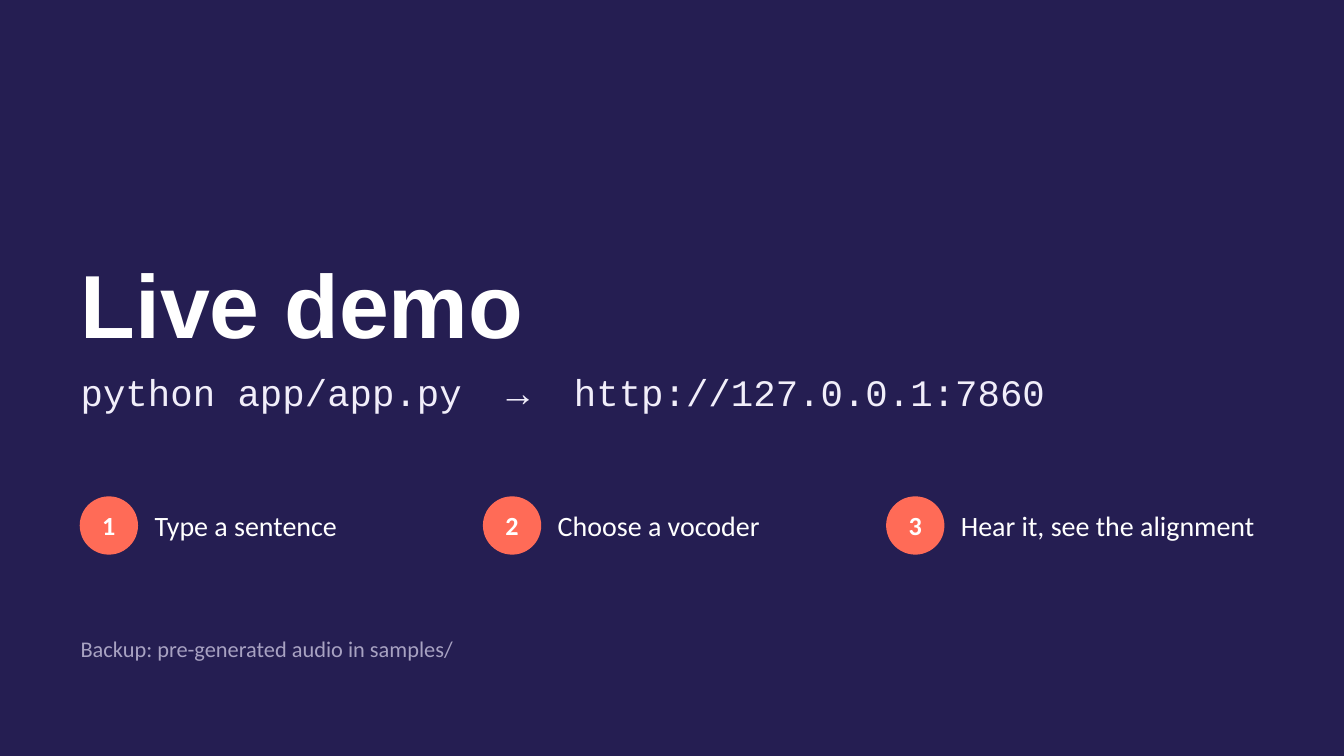
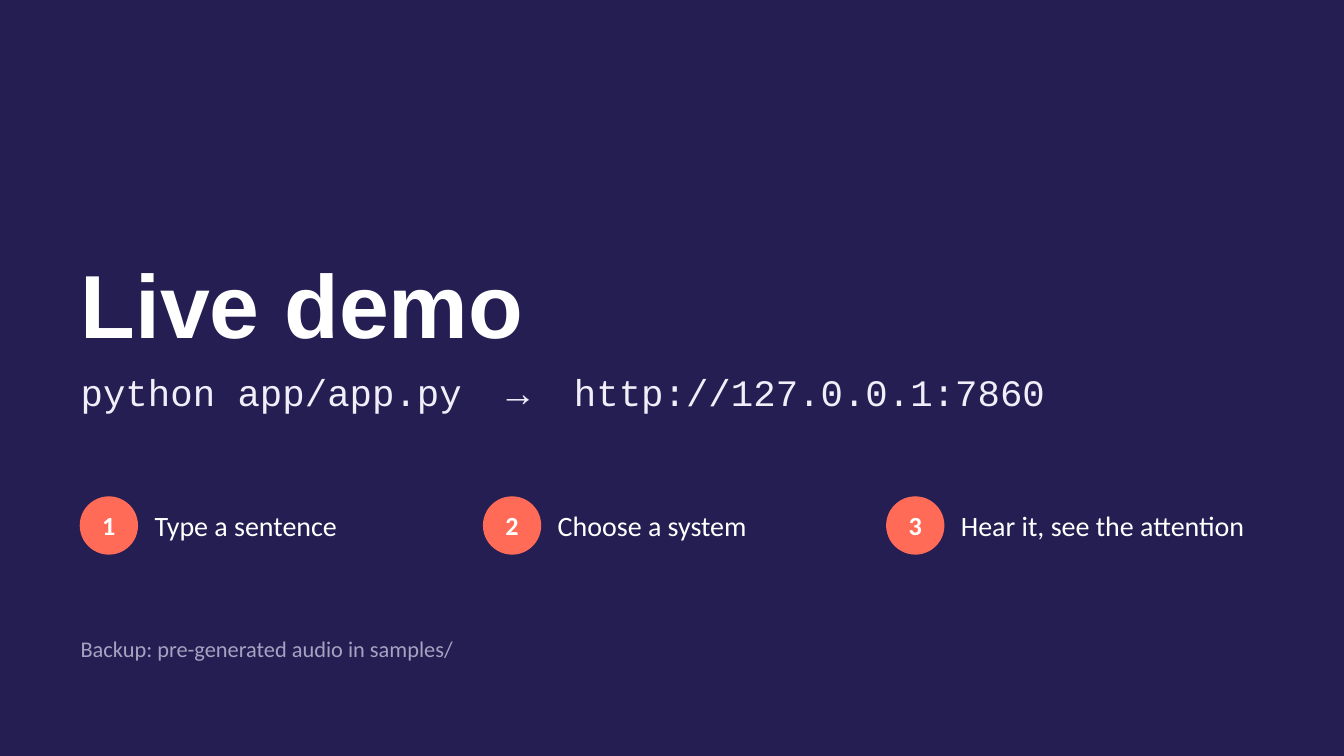
Before and after one commit to Mann0801/colatron-tts, a slide deck: slide 15 of report/Colatron_Slides.pptx (slide 14 before the commit). Drawn at 1344x756 pixels with LibreOffice and Linux fonts; fonts in the diff are those of the drawing. Boxes give left, top, right and bottom in pixels: in the first picture for what was removed or moved away, otherwise in the second. Text is boxed around its words. In the diff, an @@ line names an element or a change of style, - is before the commit and + after.

Commit message:
Add Colatron: seq2seq TTS with attention trained from scratch, intelligibility eval, final results
Colatron (src/models/colatron.py) is a Tacotron-style model with location-sensitive
attention, reduction factor 3 and a guided attention loss, trained from scratch on all
13,100 LJ Speech clips (step 5,000, 2.2 h: laptop CPU then a Colab T4 GPU).
eval/intelligibility.py scores every system with a wav2vec 2.0 recogniser: Colatron +
HiFi-GAN reaches 25% WER vs 100% for the no-attention baseline and 16% for the
pretrained Tacotron 2 reference. README, demo, slides and write-up updated.

```diff
--- a/report/Colatron_Slides.pptx
+++ b/report/Colatron_Slides.pptx
@@ text at (x1=558, y1=516, x2=747, y2=541): text changed @@
-Choose a vocoder
+Choose a system
@@ text at (x1=961, y1=516, x2=1244, y2=540): text changed @@
-Hear it, see the alignment
+Hear it, see the attention
```
Also in this commit, not shown: 8 other slides changed, 4 slides added, 3 slides removed, 40 other files.
